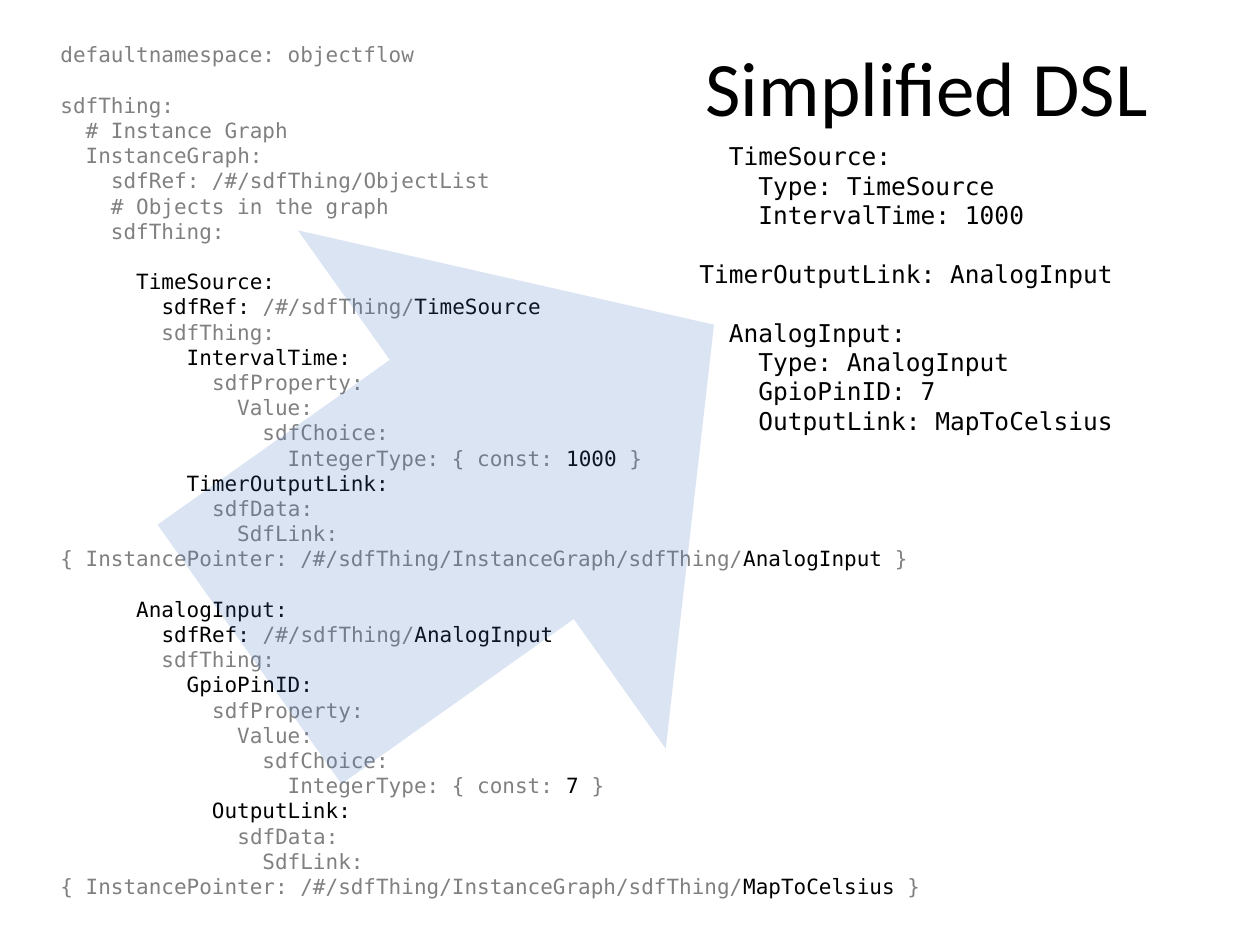
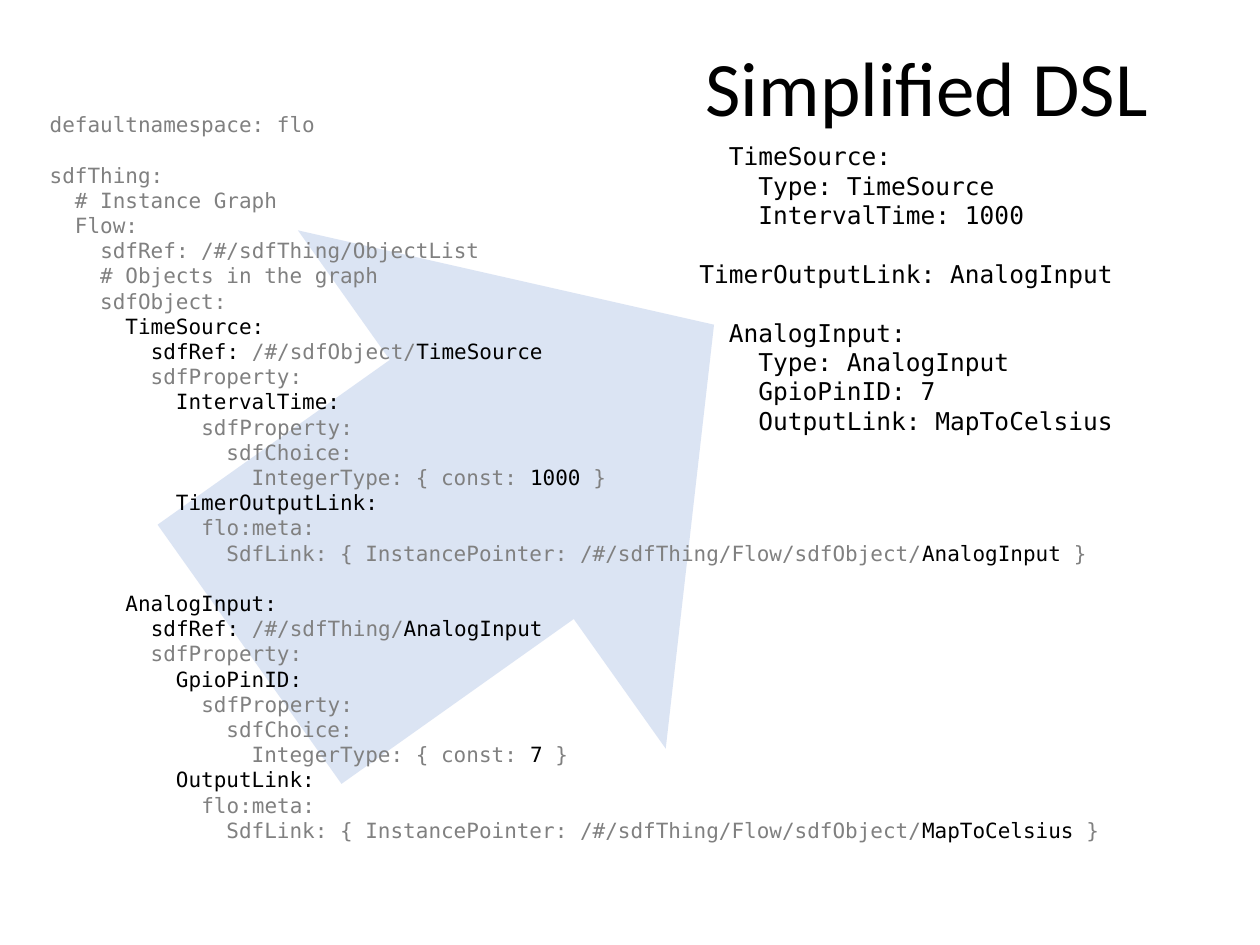
Before and after one commit to mjkoster/ObjectFlow, a slide deck: slide 17 of Documents/ObjectFlow.pptx. Drawn at 1260x945 pixels with LibreOffice and Linux fonts; fonts in the diff are those of the drawing. Boxes give left, top, right and bottom in pixels: in the first picture for what was removed or moved away, otherwise in the second. Text is boxed around its words. In the diff, an @@ line names an element or a change of style, - is before the commit and + after.

```diff
--- a/Documents/ObjectFlow.pptx
+++ b/Documents/ObjectFlow.pptx
@@ text at (x1=50, y1=116, x2=1074, y2=843): text changed @@
-defaultnamespace: objectflow
-sdfThing:
-# Instance Graph
-InstanceGraph:
-sdfRef: /#/sdfThing/ObjectList
-# Objects in the graph
-sdfThing:
-TimeSource:
-sdfRef: /#/sdfThing/TimeSource
-sdfThing:
-IntervalTime:
-sdfProperty:
-Value:
-sdfChoice:
-IntegerType: { const: 1000 }
-TimerOutputLink:
-sdfData:
-SdfLink: { InstancePointer: /#/sdfThing/InstanceGraph/sdfThing/AnalogInput }
-AnalogInput:
-sdfRef: /#/sdfThing/AnalogInput
-sdfThing:
-GpioPinID:
-sdfProperty:
-Value:
-sdfChoice:
-IntegerType: { const: 7 }
-OutputLink:
-sdfData:
-SdfLink: { InstancePointer: /#/sdfThing/InstanceGraph/sdfThing/MapToCelsius }
+defaultnamespace: flo
+sdfThing:
+# Instance Graph
+Flow:
+sdfRef: /#/sdfThing/ObjectList
+# Objects in the graph
+sdfObject:
+TimeSource:
+sdfRef: /#/sdfObject/TimeSource
+sdfProperty:
+IntervalTime:
+sdfProperty:
+sdfChoice:
+IntegerType: { const: 1000 }
+TimerOutputLink:
+flo:meta:
+SdfLink: { InstancePointer: /#/sdfThing/Flow/sdfObject/AnalogInput }
+AnalogInput:
+sdfRef: /#/sdfThing/AnalogInput
+sdfProperty:
+GpioPinID:
+sdfProperty:
+sdfChoice:
+IntegerType: { const: 7 }
+OutputLink:
+flo:meta:
+SdfLink: { InstancePointer: /#/sdfThing/Flow/sdfObject/MapToCelsius }
```
Also in this commit, not shown: 3 other slides changed, 1 other file.
